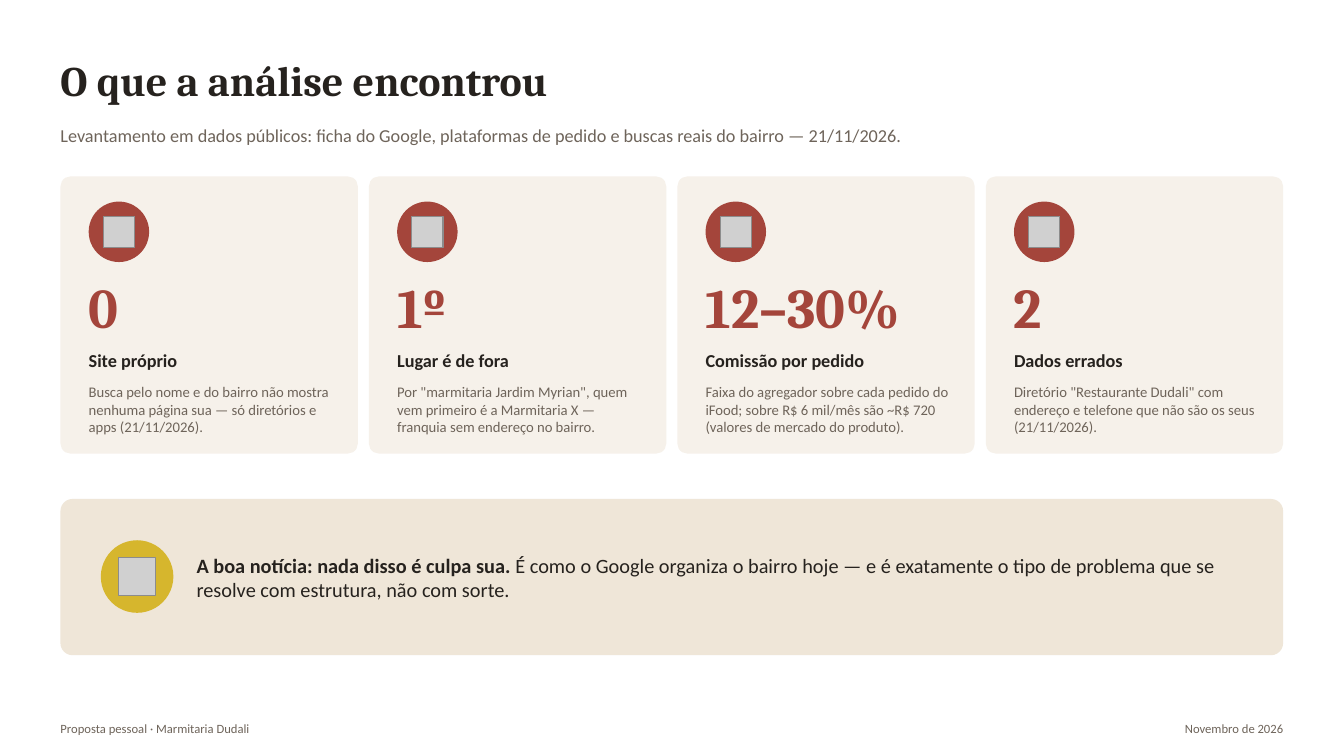
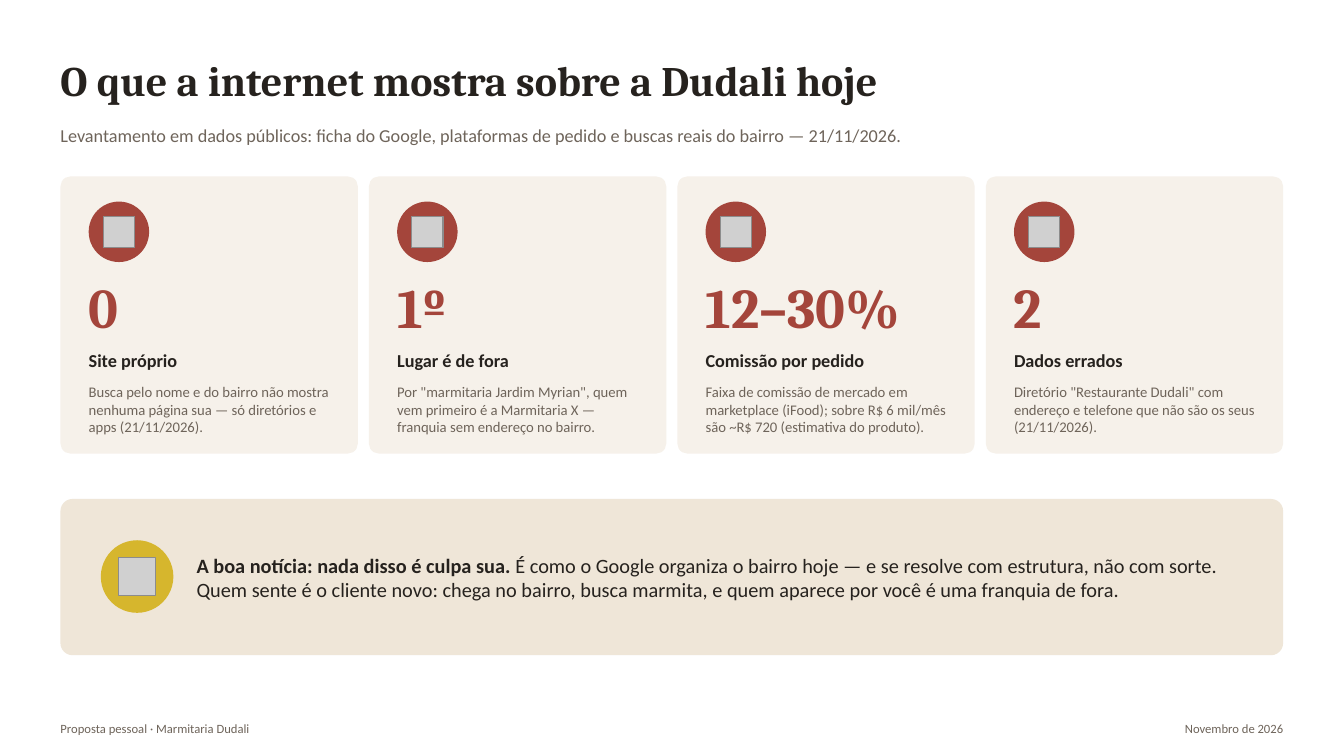
Before and after one commit to MarconiVini/live-layout, a slide deck: slide 2 of dudali/proposta-2026-11-21.pptx. Drawn at 1344x756 pixels with LibreOffice and Linux fonts; fonts in the diff are those of the drawing; grey boxes stand for pictures. Boxes give left, top, right and bottom in pixels: in the first picture for what was removed or moved away, otherwise in the second. Text is boxed around its words. In the diff, an @@ line names an element or a change of style, - is before the commit and + after.

```diff
--- a/dudali/proposta-2026-11-21.pptx
+++ b/dudali/proposta-2026-11-21.pptx
@@ text at box(60, 66, 877, 105): text changed @@
-O que a análise encontrou
+O que a internet mostra sobre a Dudali hoje
@@ text at box(706, 387, 946, 435): text changed @@
-Faixa do agregador sobre cada pedido do iFood; sobre R$ 6 mil/mês são ~R$ 720 (valores de mercado do produto).
+Faixa de comissão de mercado em marketplace (iFood); sobre R$ 6 mil/mês são ~R$ 720 (estimativa do produto).
@@ text at box(197, 556, 1217, 601): text changed @@
-A boa notícia: nada disso é culpa sua. É como o Google organiza o bairro hoje — e é exatamente o tipo de problema que se resolve com estrutura, não com sorte.
+A boa notícia: nada disso é culpa sua. É como o Google organiza o bairro hoje — e se resolve com estrutura, não com sorte. Quem sente é o cliente novo: chega no bairro, busca marmita, e quem aparece por você é uma franquia de fora.
```
Also in this commit, not shown: 9 other slides changed, 3 other files.
